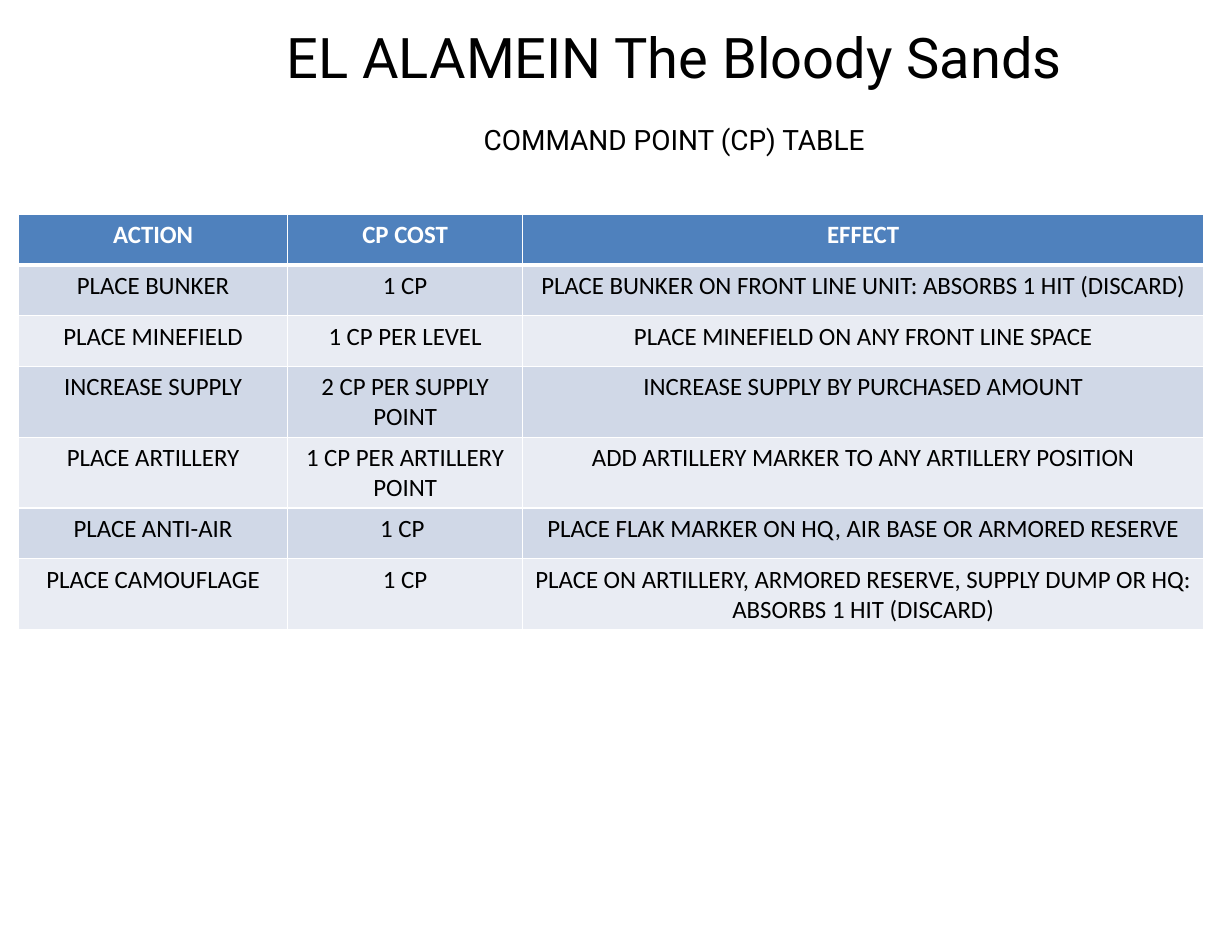
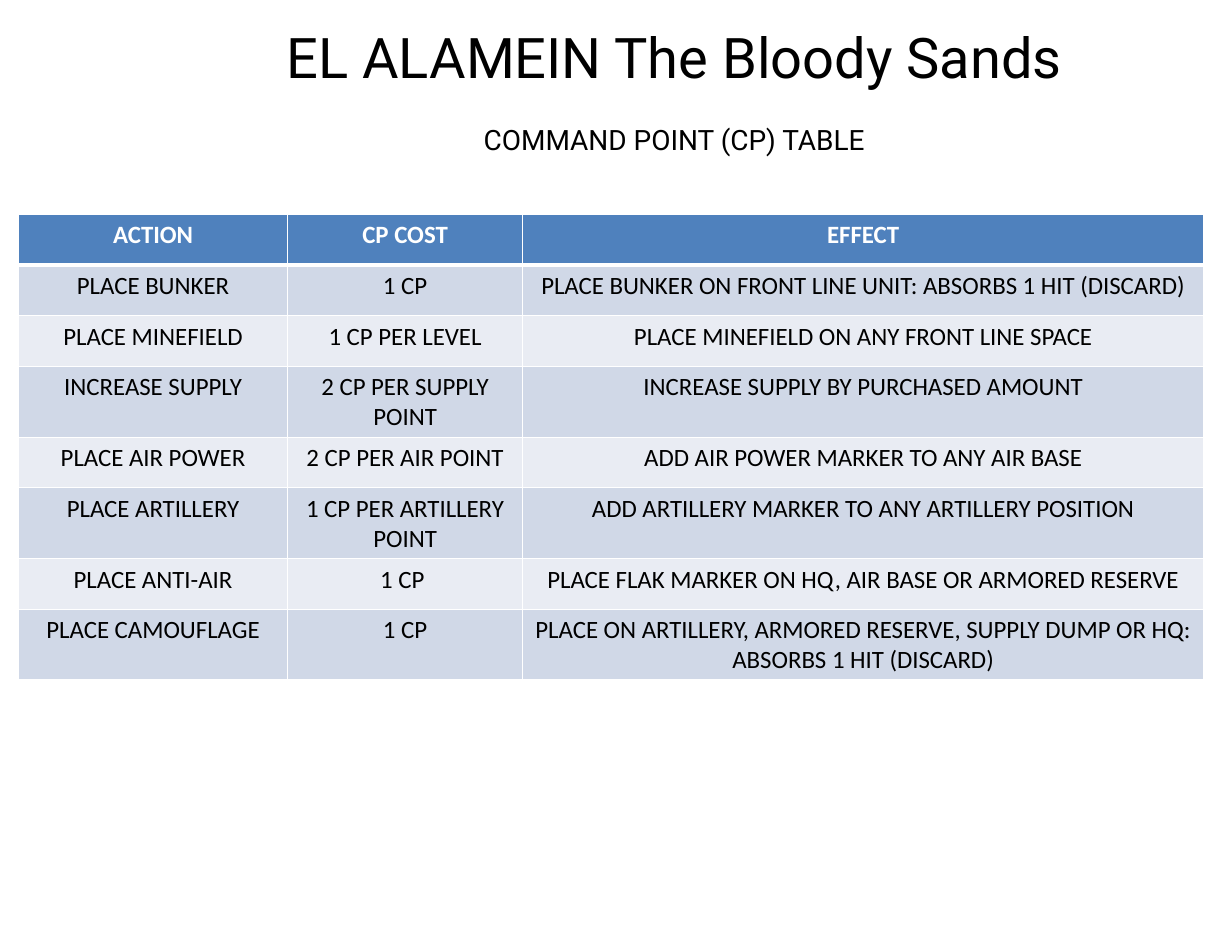
Before and after one commit to euroledger/Alamein-The-Bloody-Sands, a slide deck: slide 2 of RULES/Tables.pptx. Drawn at 1232x952 pixels with LibreOffice and Linux fonts; fonts in the diff are those of the drawing; background and template pictures are left out. Boxes give left, top, right and bottom in pixels: in the first picture for what was removed or moved away, otherwise in the second. Text is boxed around its words. In the diff, an @@ line names an element or a change of style, - is before the commit and + after.

```diff
--- a/RULES/Tables.pptx
+++ b/RULES/Tables.pptx
@@ table at [19,215,1204,681] @@
+row 5: PLACE AIR POWER | 2 CP PER AIR POINT | ADD AIR POWER MARKER TO ANY AIR BASE
```
Also in this commit, not shown: 14 other files.
